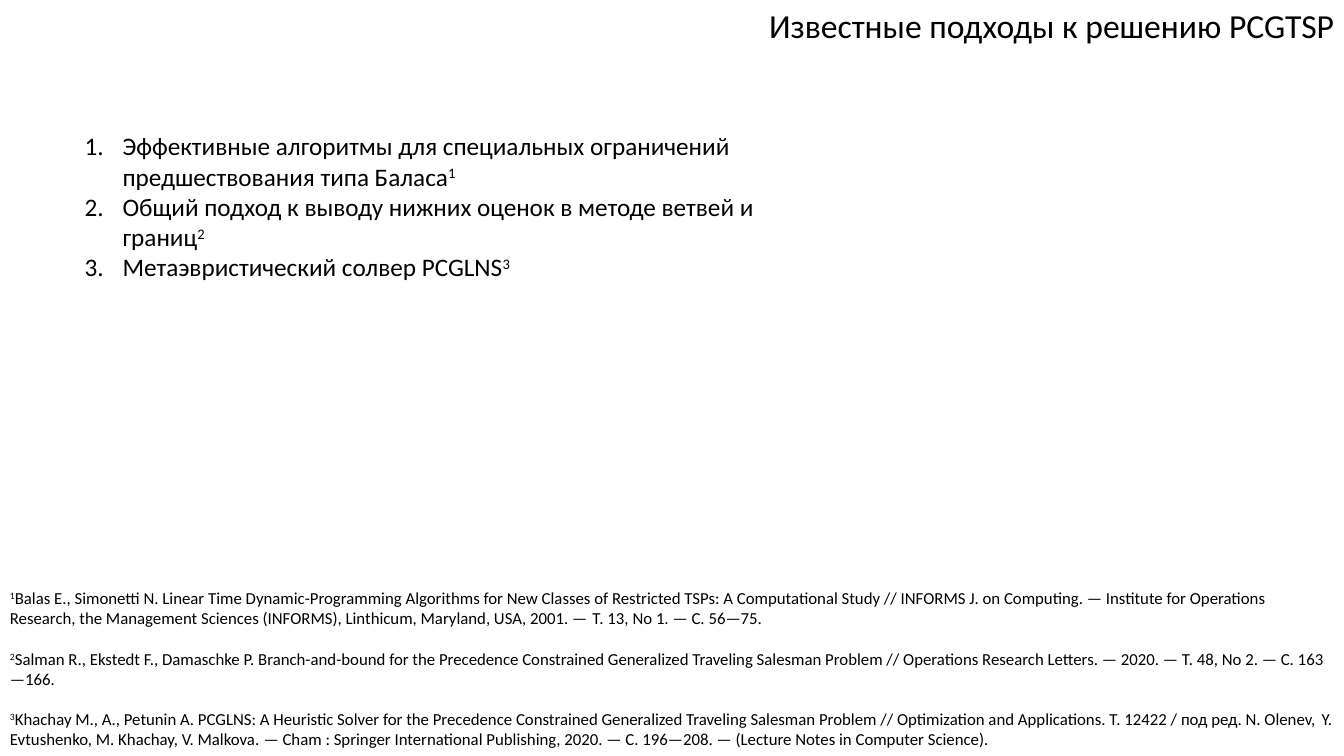
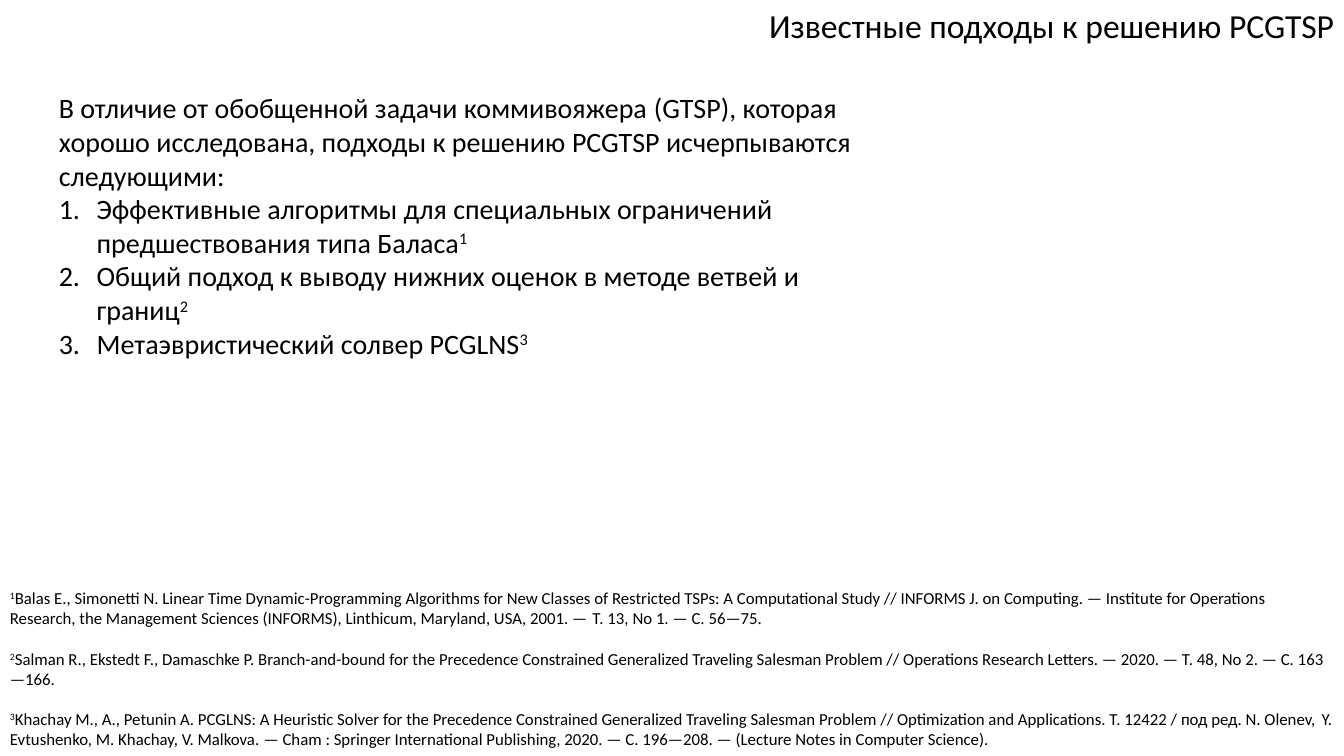
Before and after one commit to ukoloff/these, a slide deck: slide 3 of article/pcgtsp.pptx. Drawn at 1344x756 pixels with LibreOffice and Linux fonts; fonts in the diff are those of the drawing. Boxes give left, top, right and bottom in pixels: in the first picture for what was removed or moved away, otherwise in the second. Text is boxed around its words. In the diff, an @@ line names an element or a change of style, - is before the commit and + after.

```diff
--- a/article/pcgtsp.pptx
+++ b/article/pcgtsp.pptx
@@ text "В отличие от обобщенной задачи ...": place and size @@
-text "В отличие от обобщенной задачи ..." at (123, 138, 754, 280)
+text "В отличие от обобщенной задачи ..." at (59, 97, 851, 359)
@@ text at (59, 97, 851, 191): paragraph added @@
+В отличие от обобщенной задачи коммивояжера (GTSP), которая хорошо исследована, подходы к решению PCGTSP исчерпываются следующими:
@@ text at (97, 200, 799, 359): size 18 to 20 pt in "Эффективные алгоритмы для специальных ограничений предшество ...", "Общий подход к выводу нижних оценок в ...", "Метаэвристический солвер PCGLNS3" @@
```
Also in this commit, not shown: 3 other slides changed.
